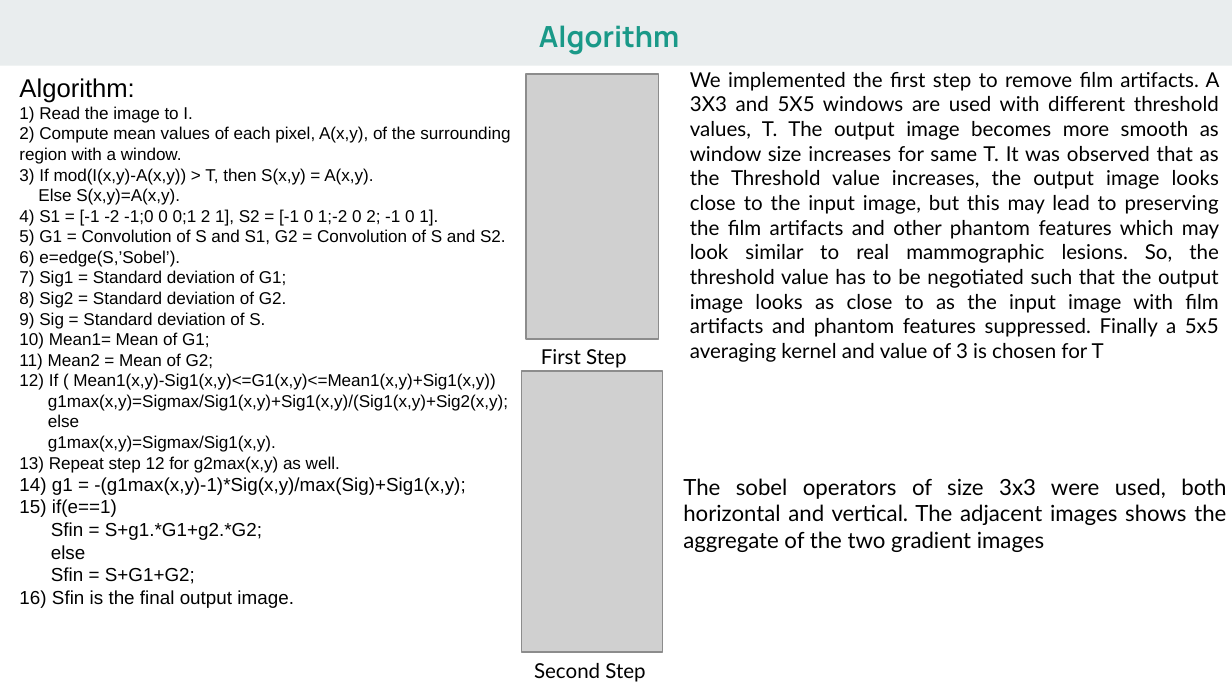
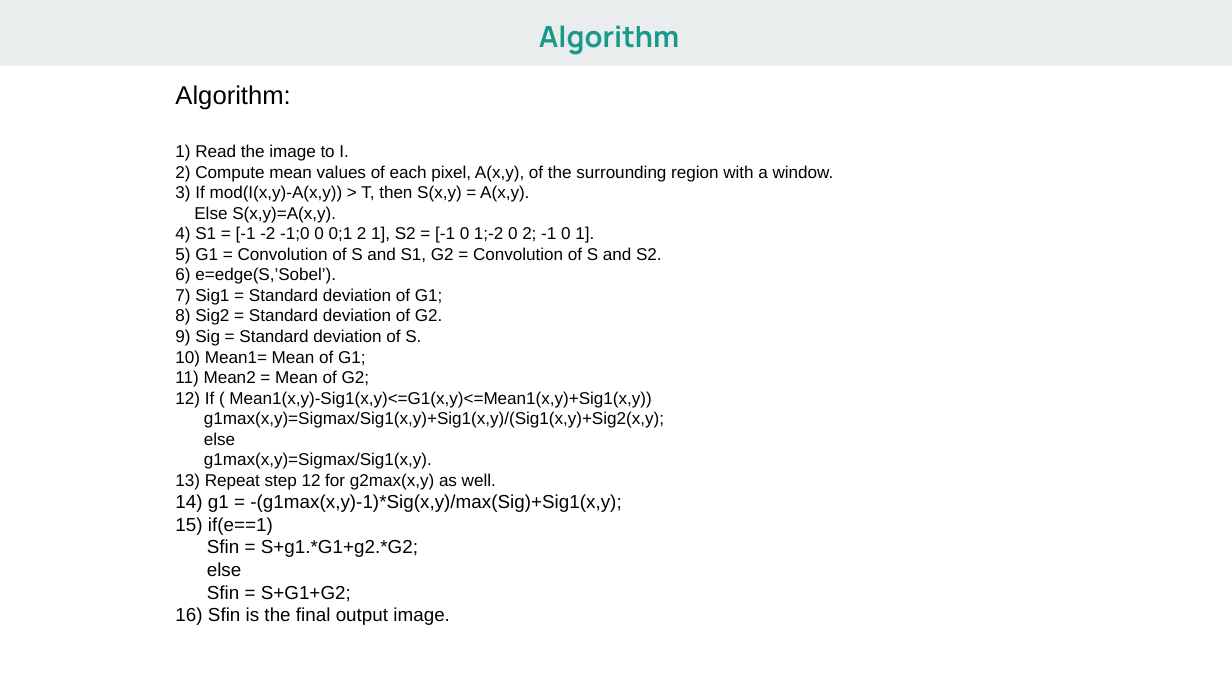
Before and after one commit to srijansingh53/MammoHance, a slide deck: slide 3 of assets/Final_eval.pptx (slide 2 before the commit). Drawn at 1232x693 pixels with LibreOffice and Linux fonts; fonts in the diff are those of the drawing; grey boxes stand for pictures. Boxes give left, top, right and bottom in pixels: in the first picture for what was removed or moved away, otherwise in the second. Text is boxed around its words. In the diff, an @@ line names an element or a change of style, - is before the commit and + after.

Commit message:
ppt update

```diff
--- a/assets/Final_eval.pptx
+++ b/assets/Final_eval.pptx
@@ text "Algorithm:" rewrapped from (x1=19, y1=78, x2=510, y2=608) to (x1=175, y1=85, x2=834, y2=625) @@
@@ picture removed at (x1=526, y1=74, x2=659, y2=339) @@
@@ text removed at (x1=690, y1=72, x2=1220, y2=362) @@
-We implemented the first step to remove film artifacts. A 3X3 and 5X5 windows are used with different threshold values, T. The output image becomes more smooth as window size increases for same T. It was observed that as the Threshold value increases, the output image looks close to the input image, but this may lead to preserving the film artifacts and other phantom features which may look similar to real mammographic lesions. So, the threshold value has to be negotiated such that the output image looks as close to as the input image with film artifacts and phantom features suppressed. Finally a 5x5 averaging kernel and value of 3 is chosen for T
@@ text removed at (x1=541, y1=349, x2=626, y2=368) @@
-First Step
@@ picture removed at (x1=522, y1=371, x2=663, y2=652) @@
@@ text removed at (x1=683, y1=478, x2=1226, y2=552) @@
-The sobel operators of size 3x3 were used, both horizontal and vertical. The adjacent images shows the aggregate of the two gradient images
@@ text removed at (x1=534, y1=663, x2=645, y2=682) @@
-Second Step
```
Also in this commit, not shown: 1 other slide changed, 4 slides added.
